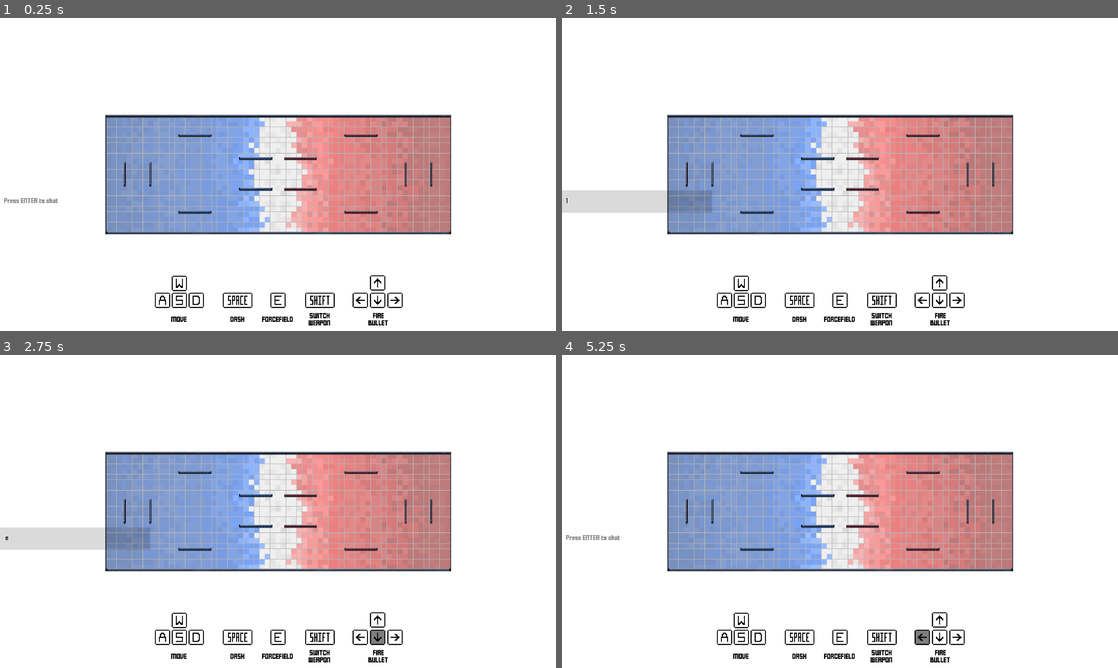
Above: before the commit, frames 1-4 (two rows, left to right).
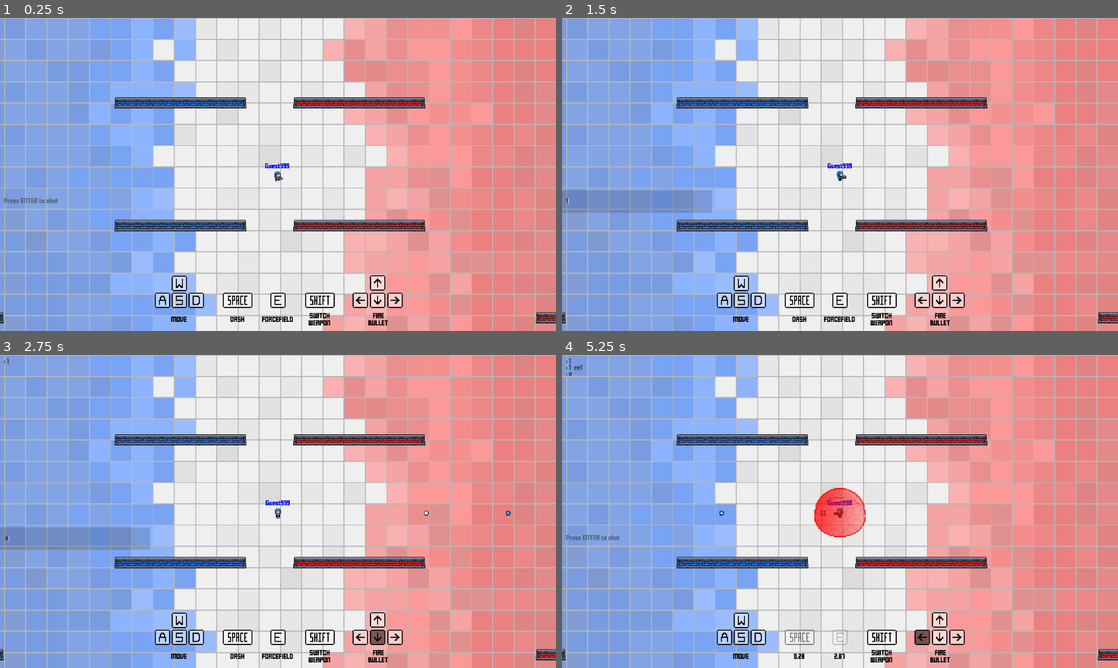
Above: after the commit, the same moments.

Repository: MarshallJDem/SuperCTF
Game: Godot game, scene res://GameContent/Main.tscn
Two runs of this game, one before a commit and one after it. Both use one fixed random seed, a clock stepped at 60 frames per second and the inputs below. This scene is started directly instead of the project's main scene. Sound files missing from this copy of the repository are replaced by a short silence.
Inputs (mouse positions are in pixels of both pictures, inside the frame that each line leads up to):
- Up to frame 1 (0.25 s): no input
- Up to frame 2 (1.5 s): click (639, 202) at 0.52 s; type "12" at 0.6 s; tap Enter at 1.25 s; move the mouse to (962, 158) at 1.27 s; hold Right from 1.28 s (still down); tap 1 at 1.35 s; click (962, 158) at 1.42 s
- Up to frame 3 (2.75 s): tap Space at 1.52, 2.27 s; tap Enter at 1.55, 2.1 s; move the mouse to (166, 527) at 2.02 s; release Right at 2.03 s; hold Down from 2.03 s (still down); click (166, 527) at 2.17 s; tap E at 2.3 s
- Up to frame 4 (5.25 s): move the mouse to (895, 442) at 2.77 s; release Down at 2.78 s; hold Right 2.78-3.53 s; hold E 2.78-3.53 s; click (895, 442) at 2.92 s; tap 1 at 3.05, 3.6 s; tap Space at 3.5, 3.77, 4.52 s; move the mouse to (812, 574) at 3.52 s; hold Up 3.53-4.28 s; click (812, 574) at 3.67 s; tap Enter at 3.8, 4.25, 4.35 s; move the mouse to (1006, 558) at 4.27 s; hold E 4.28-5.03 s; hold Left from 4.28 s (still down); click (1006, 558) at 4.42 s; move the mouse to (673, 464) at 5.02 s; tap E at 5.1 s; click (673, 464) at 5.17 s

The runs differ from the first frame. In frame 1, 84% of the frame differs, in the area x 0-100%, y 0-100%; in frame 2, 84%; in frame 3, 84%; in frame 4, 85%.
Error before the commit: Invalid get index 'Null' (on base: 'Dictionary'). (res://GameContent/LineEdit.gd:54)
Error after the commit: Invalid get index 'forcefield_cooldown' (on base: 'Node (Globals.gd)'). (res://GameContent/Forcefield.gd:18)

Commit message:
Added commands for setting game variables

Diff:
--- a/GameContent/Bullet.gd
+++ b/GameContent/Bullet.gd
@@ -40,6 +40,7 @@
 		initial_puppet_pos = position;
 
 func _process(_delta):
+	speed = get_tree().get_root().get_node("MainScene/NetworkController").get_game_var("bulletSpeed");
 	pass;
 
 # stupid workaround neccessary to make particles not flash random colors upon spawning
--- a/GameContent/Laser.gd
+++ b/GameContent/Laser.gd
@@ -10,11 +10,13 @@
 	$Death_Timer.connect("timeout", self, "_death_timer_ended");
 
 func _process(delta):
+
+
 	update();
 
 func _draw():
-	var size = 15
-	var length = 1000
+	var size = get_tree().get_root().get_node("MainScene/NetworkController").get_game_var("laserWidth");
+	var length = get_tree().get_root().get_node("MainScene/NetworkController").get_game_var("laserLength");
 	var red = 1 if team_id == 1 else 0;
 	var green = 10.0/255.0 if team_id == 1 else 130.0/255.0;
 	var blue = 1 if team_id == 0 else 0;
--- a/GameContent/LineEdit.gd
+++ b/GameContent/LineEdit.gd
@@ -42,16 +42,39 @@
 		return;
 	add_message(message, sender_id);
 	if Globals.allowCommands and get_tree().is_network_server():
-		if message == "/endmatch 0":
-			get_tree().get_root().get_node("MainScene/NetworkController").rpc("end_match",0);
-		if message == "/endmatch 1":
-			get_tree().get_root().get_node("MainScene/NetworkController").rpc("end_match",1);
+		print("Message Left");
+		print(message.left(1));
+		if message.left(1) == "/":
+			process_command(message);
+func process_command(command):
+	if command == "/endmatch 0":
+		get_tree().get_root().get_node("MainScene/NetworkController").rpc("end_match",0);
+		return;
+	if command == "/endmatch 1":
+		get_tree().get_root().get_node("MainScene/NetworkController").rpc("end_match",1);
+		return;
+	var first_space = command.findn(" ", 0);
+	var verb = command.substr(1, first_space-1);
+	var second_space = command.findn(" ", first_space+1);
+	var noun = command.substr(first_space+1, (second_space-first_space) - 1);
+	var value = command.substr(second_space+1).strip_edges();
+
+	if !get_tree().get_root().get_node("MainScene/NetworkController").game_var_defaults.has(noun) or typeof(value) != TYPE_INT:
+		rpc("receive_message", "[color=red] > Invalid Command < [/color]", -1);
+		return;
+
+	if verb == "set":
+		rpc("receive_message", "[color=green] > Successfully set game " + noun + " < [/color]", -1);
+		get_tree().get_root().get_node("MainScene/NetworkController").rpc("set_game_var", noun, value);
 
 func add_message(message, sender_id):
-	var player_name = "BOB";
-	var color = "#ff0000";
-	if !Globals.testing:
+	var player_name = "";
+	var color = "";
+	if !Globals.testing and sender_id != -1:
 		player_name = get_tree().get_root().get_node("MainScene/NetworkController").players[sender_id]["name"];
 		if get_tree().get_root().get_node("MainScene/NetworkController").players[sender_id]["team_id"] == 0:
 			color = "#4C70BA";
-	get_parent().get_node("Chat_Box").bbcode_text = get_parent().get_node("Chat_Box").bbcode_text + "[color=" + color + "]" + str(player_name) + "[/color][color=#3F4A4D]: " + message + "[/color]" + "\n";
+	if sender_id == -1:
+		get_parent().get_node("Chat_Box").bbcode_text = get_parent().get_node("Chat_Box").bbcode_text + message;
+	else:
+		get_parent().get_node("Chat_Box").bbcode_text = get_parent().get_node("Chat_Box").bbcode_text + "[color=" + color + "]" + str(player_name) + "[/color][color=#3F4A4D]: " + message + "[/color]" + "\n";
--- a/GameContent/NetworkController.gd
+++ b/GameContent/NetworkController.gd
@@ -1,8 +1,19 @@
 extends Node
 
-const	SCORE_LIMIT	= 2;
+var		SCORE_LIMIT	= 2;
 var		players		= {};
 var		flags_data	= {};
+
+
+const	game_var_defaults = {"playerSpeed" : 200, "playerLagTime" : 50,
+	"bulletSpeed" : 400, "bulletCooldown" : 400,
+	"laserChargeTime" : 400, "laserCooldown" : 500,
+	"laserWidth" :15, "laserLength" : 1000,
+	"dashDistance" : 2000, "dashCooldown" : 1000,
+	"forcefieldCooldown" : 3000,
+	"scoreLimit" : 2};
+
+var		game_vars	= game_var_defaults
 var		scores		= [];
 var		round_num	= 0;
 
@@ -61,6 +72,7 @@
 
 
 func _process(delta):
+	SCORE_LIMIT = get_game_var("scoreLimit");
 	if server != null and server.is_listening():
 		server.poll();
 	if client != null and (client.get_connection_status() == NetworkedMultiplayerPeer.CONNECTION_CONNECTED ||
@@ -82,6 +94,7 @@
 	match_is_running = false;
 	round_is_running = false;
 	round_num = 0;
+	game_vars = game_var_defaults;
 	get_tree().set_network_peer(null);
 	reset_game_objects(true);
 	Globals.allowedPlayers = [];
@@ -165,6 +178,20 @@
 			start_match();
 		else: #If it failed, try repolling the server status.
 			pollServerStatus = true;
+
+remotesync func set_game_var(variable, value):
+	var table = {"playerSpeed" : Vector2(50, 600), "playerLagTime" : Vector2(0, 250),
+	"bulletSpeed" : Vector2(100, 1000), "bulletCooldown" : Vector2(100, 2000),
+	"laserChargeTime" : Vector2(50, 5000), "laserCooldown" : Vector2(100, 8000),
+	"laserWidth" : Vector2(2, 50), "laserLength" : Vector2(10, 5000),
+	"dashDistance" : Vector2(100, 5000), "dashCooldown" : Vector2(100, 8000),
+	"forcefieldCooldown" : Vector2(500, 6000),
+	"scoreLimit" : Vector2(1, 15)};
+	var val = clamp(value, table[variable].x, table[variable].y);
+	game_vars[variable] = value;
+
+func get_game_var(name):
+	return game_vars[name];
 
 func _gameserver_status_timer_ended():
 	updateGameServerStatus();
--- a/GameContent/Player.gd
+++ b/GameContent/Player.gd
@@ -5,10 +5,10 @@
 # The ID of this player 0,1,2 etc. NOT the network unique ID
 var player_id = -1;
 var team_id = -1;
-const BASE_SPEED = 200;
+var BASE_SPEED = 200;
 const AIMING_SPEED = 15;
 const SPRINT_SPEED = 50;
-const TELEPORT_SPEED = 2000;
+var TELEPORT_SPEED = 2000;
 var player_name = "Guest999";
 var speed = BASE_SPEED;
 # Where this player starts on the map and should respawn at
@@ -135,6 +135,16 @@
 					pass;
 
 func _process(delta):
+	var new_speed = get_tree().get_root().get_node("MainScene/NetworkController").get_game_var("playerSpeed");
+	if speed == BASE_SPEED:
+		speed = new_speed;
+	BASE_SPEED = new_speed;
+	TELEPORT_SPEED = get_tree().get_root().get_node("MainScene/NetworkController").get_game_var("dashDistance");
+	$Shoot_Cooldown_Timer.wait_time = float(get_tree().get_root().get_node("MainScene/NetworkController").get_game_var("bulletCooldown"))/1000.0;
+	$Laser_Cooldown_Timer.wait_time = float(get_tree().get_root().get_node("MainScene/NetworkController").get_game_var("laserCooldown"))/1000.0;
+	$Forcefield_Timer.wait_time = float(get_tree().get_root().get_node("MainScene/NetworkController").get_game_var("forcefieldCooldown"))/1000.0;
+	$Teleport_Timer.wait_time = float(get_tree().get_root().get_node("MainScene/NetworkController").get_game_var("dashCooldown"))/1000.0;
+	$Laser_Timer.wait_time = float(get_tree().get_root().get_node("MainScene/NetworkController").get_game_var("laserChargeTime"))/1000.0;
 	if control:
 		activate_camera();
 		# Don't look around if we're shooting a laser
@@ -211,7 +221,7 @@
 	laser_direction = direction;
 	laser_position = start_pos;
 	$Laser_Timer.start();
-	speed= AIMING_SPEED;
+	speed = AIMING_SPEED;
 	camera_ref.shake($Laser_Timer.wait_time, 1, true);
 	$Laser_Charge_Audio.play();
 
@@ -244,7 +254,6 @@
 	else:
 		forcefield_position = position;
 	rpc("spawn_forcefield", forcefield_position, team_id);
-	$Forcefield_Timer.wait_time = Globals.forcefield_cooldown;
 	$Forcefield_Timer.start();
 	if Globals.testing:
 		var forcefield = load("res://GameContent/Forcefield.tscn").instance();
--- a/GameContent/Player.tscn
+++ b/GameContent/Player.tscn
@@ -132,6 +132,7 @@
 one_shot = true
 
 [node name="Forcefield_Timer" type="Timer" parent="."]
+wait_time = 3.0
 one_shot = true
 
 [node name="Animation_Timer" type="Timer" parent="."]
--- a/Globals.gd
+++ b/Globals.gd
@@ -1,7 +1,7 @@
 extends Node
 
 # Whether to run in testing mode (for development uses)
-var testing = false;
+var testing = true;
 
 #Game Servers (Both clients and servers use these vars, but in different ways. overlapping would not work)
 var serverIP = "";
@@ -44,7 +44,6 @@
 var player_lerp_time = 50; # In millis
 # Whether or not lasers should destroy bullets
 var lasers_destroy_bullets = true;
-var forcefield_cooldown = 3;
 var lag_comp_headstart_dist = 15;
 
 # ----- Quick Access global variables -----
@@ -83,6 +82,8 @@
 	HTTPRequest_CancelQueue.connect("request_completed", self, "_HTTP_CancelQueue_Completed");
 
 func _process(delta):
+	if get_tree().get_root().has_node("MainScene/NetworkController"):
+		Globals.player_lerp_time = get_tree().get_root().get_node("MainScene/NetworkController").get_game_var("playerLagTime");
 	if !isServer:
 		attempt_poll_player_status();
 
@@ -160,5 +161,3 @@
 		if event.scancode == KEY_F:
 			#OS.window_fullscreen = !OS.window_fullscreen;
 			pass;
-		if event.scancode == KEY_1:
-			player_lerp_time = 100;
--- a/TitleScreen.gd
+++ b/TitleScreen.gd
@@ -23,6 +23,7 @@
 		print("Checking is server");
 		get_tree().change_scene("res://GameContent/Main.tscn");
 	$HTTPRequest_GetLeaderboard.request(Globals.mainServerIP + "getLeaderboardData", ["authorization: Bearer " + Globals.userToken]);
+
 
 
 func _Headline_Update_Timer_Ended():
